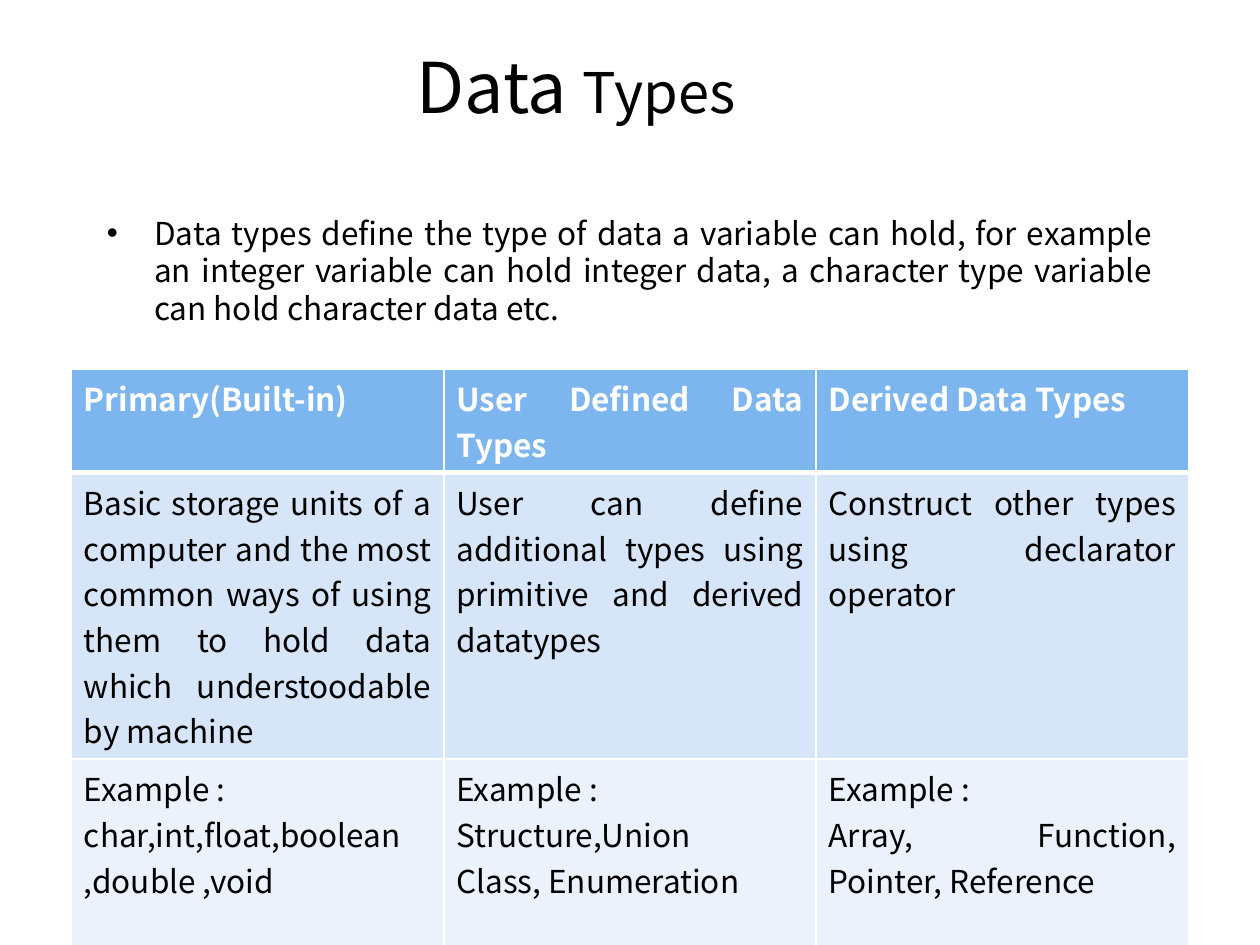
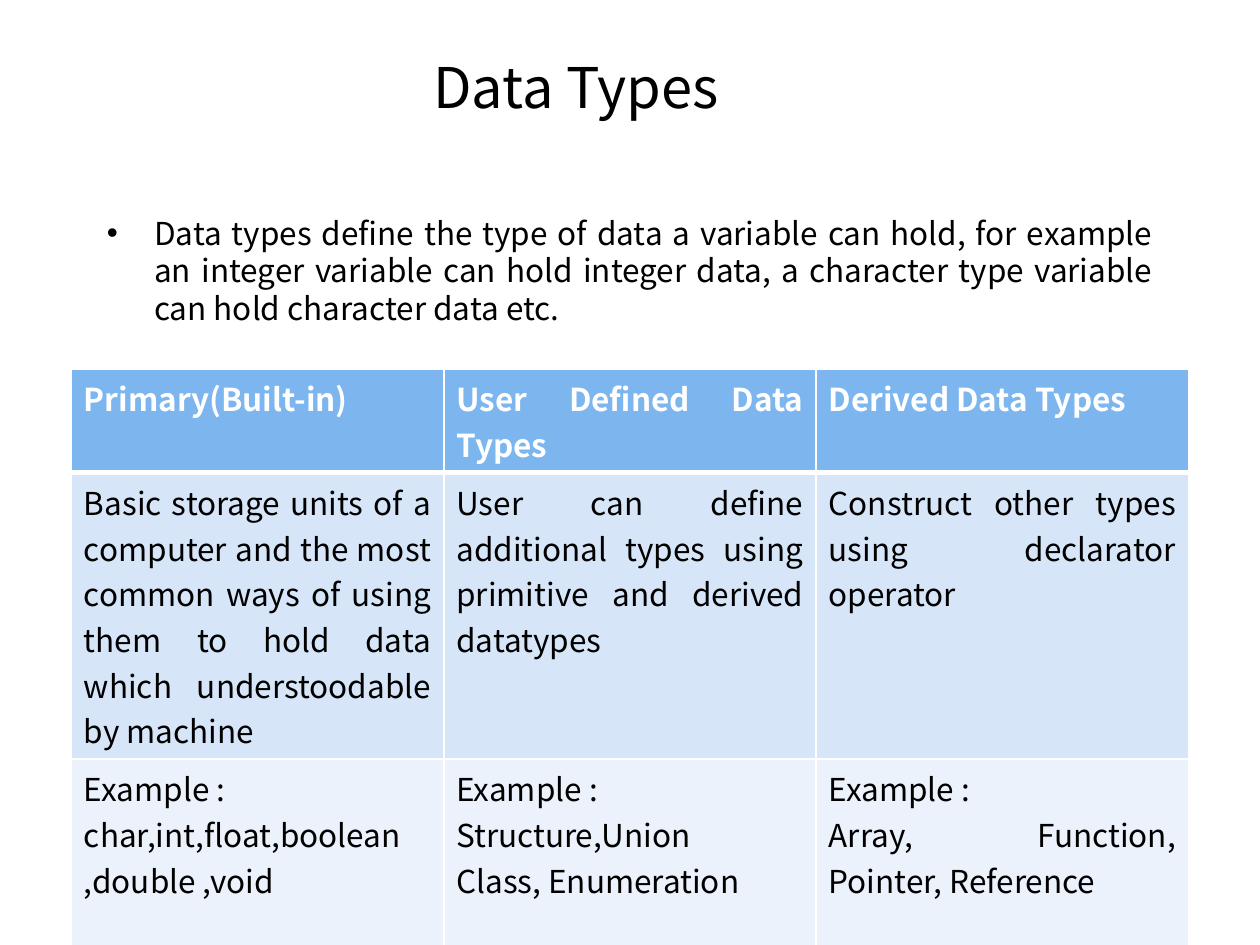
Before and after one commit to pankajfri/Training-Materials, a slide deck: slide 15 of Objected Oriented Programming Concepts Using C++ & Data Structures/Session-1.pptx (slide 9 before the commit). Drawn at 1260x945 pixels with LibreOffice and Linux fonts; fonts in the diff are those of the drawing. Boxes give left, top, right and bottom in pixels: in the first picture for what was removed or moved away, otherwise in the second. Text is boxed around its words. In the diff, an @@ line names an element or a change of style, - is before the commit and + after.

```diff
--- a/Objected Oriented Programming Concepts Using C++ & Data Structures/Session-1.pptx
+++ b/Objected Oriented Programming Concepts Using C++ & Data Structures/Session-1.pptx
@@ title "Data Types" at [433,67,719,121]: size 40 to 32 pt in "Data" @@
```
Also in this commit, not shown: 10 other slides changed, 1 slide removed, 1 other file.
